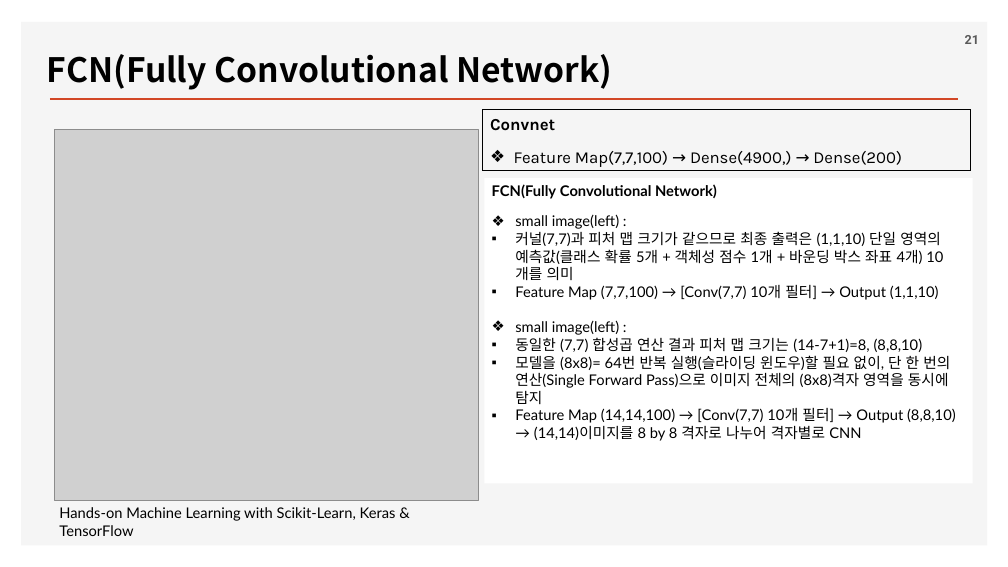
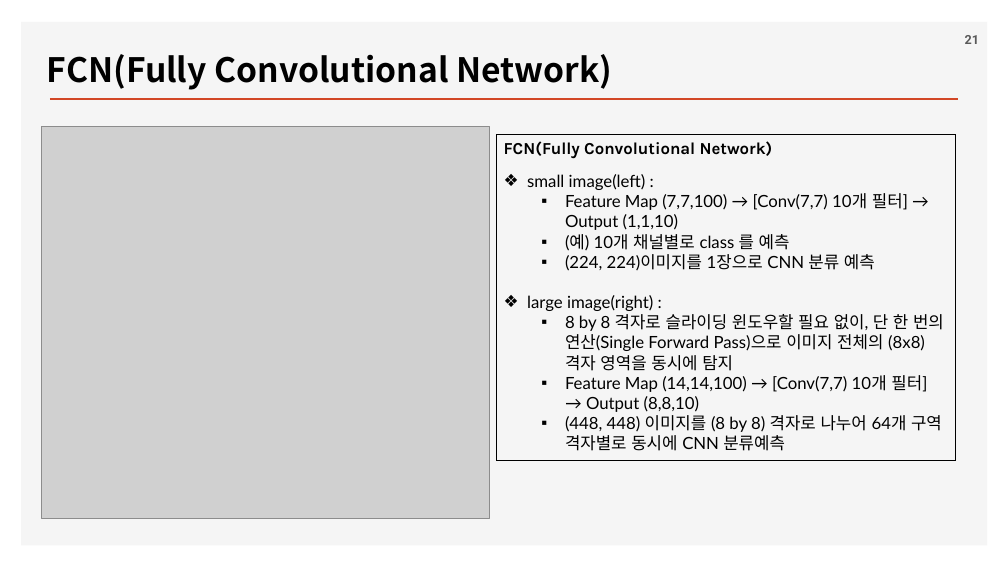
Before and after one commit to ancestor9/2026_Fall_Deep-Learning-with-Python, a slide deck: slide 21 of Chapter 11 Image segmentation.pptx. Drawn at 1008x567 pixels with LibreOffice and Linux fonts; fonts in the diff are those of the drawing; grey boxes stand for pictures; background and template pictures are left out. Boxes give left, top, right and bottom in pixels: in the first picture for what was removed or moved away, otherwise in the second. Text is boxed around its words. In the diff, an @@ line names an element or a change of style, - is before the commit and + after.

```diff
--- a/Chapter 11 Image segmentation.pptx
+++ b/Chapter 11 Image segmentation.pptx
@@ rectangle removed at (482,110,971,171) @@
-Convnet
-❖ Feature Map(7,7,100) → Dense(4900,) → Dense(200)
@@ picture: place and size @@
-picture at (54,130,478,501)
+picture at (42,126,490,519)
@@ rectangle "FCN(Fully Convolutional Network)": place and size @@
-rectangle "FCN(Fully Convolutional Network)" at (485,178,973,484)
+rectangle "FCN(Fully Convolutional Network)" at (496,135,956,461)
@@ rectangle "FCN(Fully Convolutional Network)" at (496,135,956,461): fill #FFFFFF to none; outline none to #000000 0.75 pt @@
@@ text in rectangle at (504,141,908,230): size 14 to 16 pt in "FCN(Fully Convolutional Network)", "small image(left) :", "Feature Map (7,7,100) → [Conv(7,7) 10개 필터] ..."; font Lato to Karla in "FCN(Fully Convolutional Network)"; list level 1 to 2 in "Feature Map (7,7,100) → [Conv(7,7) ..." @@
@@ text in rectangle at (515,231,941,280): paragraph removed @@
-▪ 커널(7,7)과 피처 맵 크기가 같으므로 최종 출력은 (1,1,10) 단일 영역의 예측값(클래스 확률 5개 + 객체성 점수 1개 + 바운딩 박스 좌표 4개) 10개를 의미
@@ text in rectangle at (527,234,944,451): text changed; size 14 to 16 pt @@
-❖ small image(left) :
-▪ 동일한 (7,7) 합성곱 연산 결과 피처 맵 크기는 (14-7+1)=8, (8,8,10)
-▪ 모델을 (8x8)= 64번 반복 실행(슬라이딩 윈도우)할 필요 없이, 단 한 번의 연산(Single Forward Pass)으로 이미지 전체의 (8x8)격자 영역을 동시에 탐지
-▪ Feature Map (14,14,100) → [Conv(7,7) 10개 필터] → Output (8,8,10) → (14,14)이미지를 8 by 8 격자로 나누어 격자별로 CNN
+  ▪ (예) 10개 채널별로 class 를 예측
+  ▪ (224, 224)이미지를 1장으로 CNN 분류 예측
+❖ large image(right) :
+  ▪ 8 by 8 격자로 슬라이딩 윈도우할 필요 없이, 단 한 번의 연산(Single Forward Pass)으로 이미지 전체의 (8x8)격자 영역을 동시에 탐지
+  ▪ Feature Map (14,14,100) → [Conv(7,7) 10개 필터] → Output (8,8,10)
+  ▪ (448, 448) 이미지를 (8 by 8) 격자로 나누어 64개 구역 격자별로 동시에 CNN 분류예측
@@ text removed at (59,507,396,536) @@
-Hands-on Machine Learning with Scikit-Learn, Keras & TensorFlow
```
Also in this commit, not shown: 1 slide added, 1 other file.
